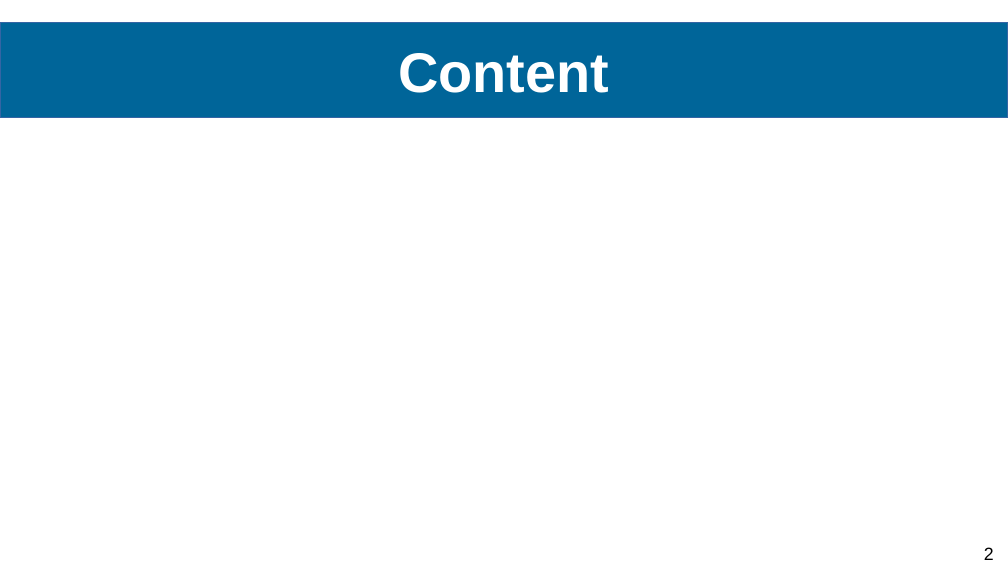
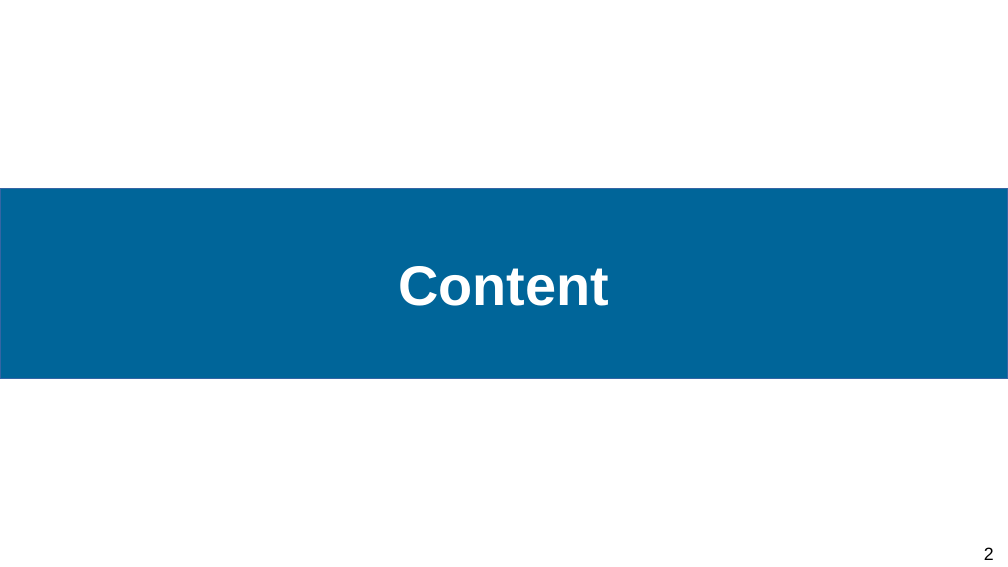
Before and after one commit to Ismaele-vincent/PhD, a slide deck: slide 2 of 2024/Conference abstract/Conference FOMO/Presentation FOMO 2024 ver3.odp. Drawn at 1008x567 pixels with LibreOffice and Linux fonts; fonts in the diff are those of the drawing; background and template pictures are left out. Boxes give left, top, right and bottom in pixels: in the first picture for what was removed or moved away, otherwise in the second. Text is boxed around its words. In the diff, an @@ line names an element or a change of style, - is before the commit and + after.

```diff
--- a/2024/Conference abstract/Conference FOMO/Presentation FOMO 2024 ver3.odp
+++ b/2024/Conference abstract/Conference FOMO/Presentation FOMO 2024 ver3.odp
@@ title "Content": place and size @@
-title "Content" at (0, 23, 1008, 118)
+title "Content" at (0, 188, 1008, 379)
```
Also in this commit, not shown: 21 other slides changed, 44 slides added, 3 slides removed, 7 other files.
